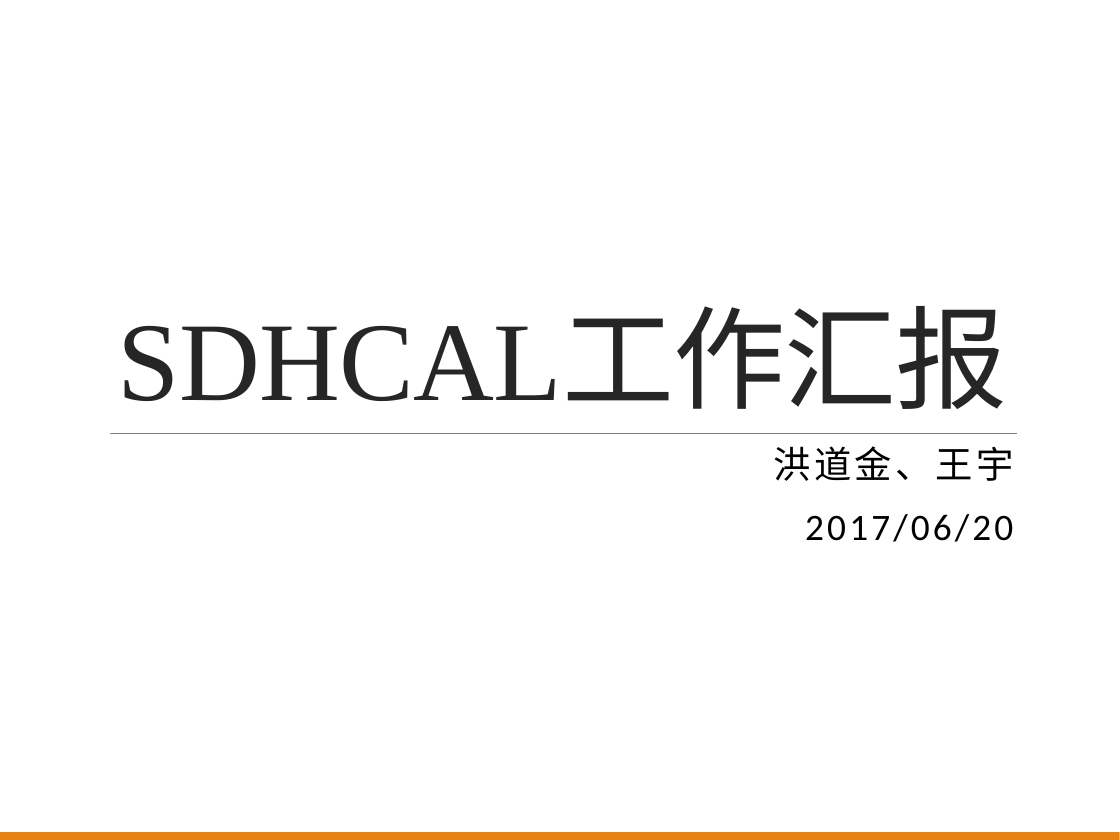
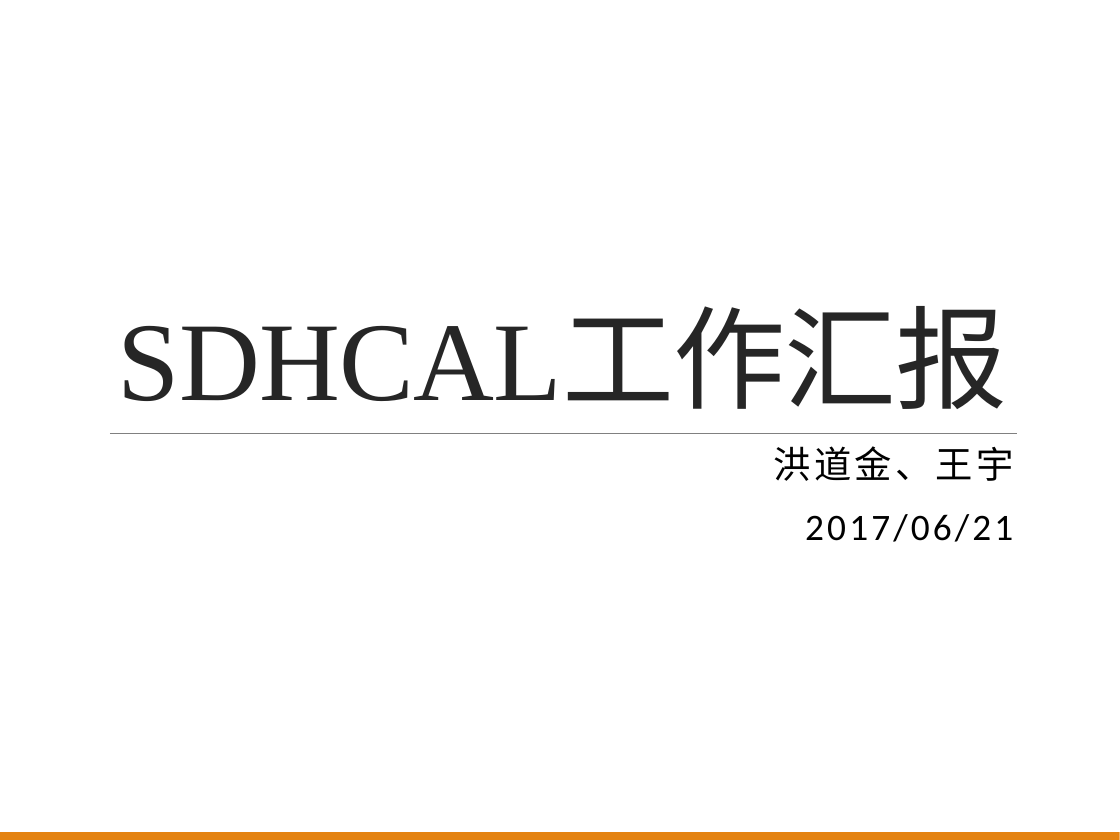
Before and after one commit to wyu0725/SDHCAL_DAQ, a slide deck: slide 1 of Slides/SDHCAL_Report_20170621.pptx. Drawn at 1120x840 pixels with LibreOffice and Linux fonts; fonts in the diff are those of the drawing. Boxes give left, top, right and bottom in pixels: in the first picture for what was removed or moved away, otherwise in the second. Text is boxed around its words. In the diff, an @@ line names an element or a change of style, - is before the commit and + after.

```diff
--- a/Slides/SDHCAL_Report_20170621.pptx
+++ b/Slides/SDHCAL_Report_20170621.pptx
@@ subtitle at box(805, 514, 1013, 542): text changed @@
-2017/06/20
+2017/06/21
```
Also in this commit, not shown: 8 other slides changed, 3 slides added, 1 slide removed.
